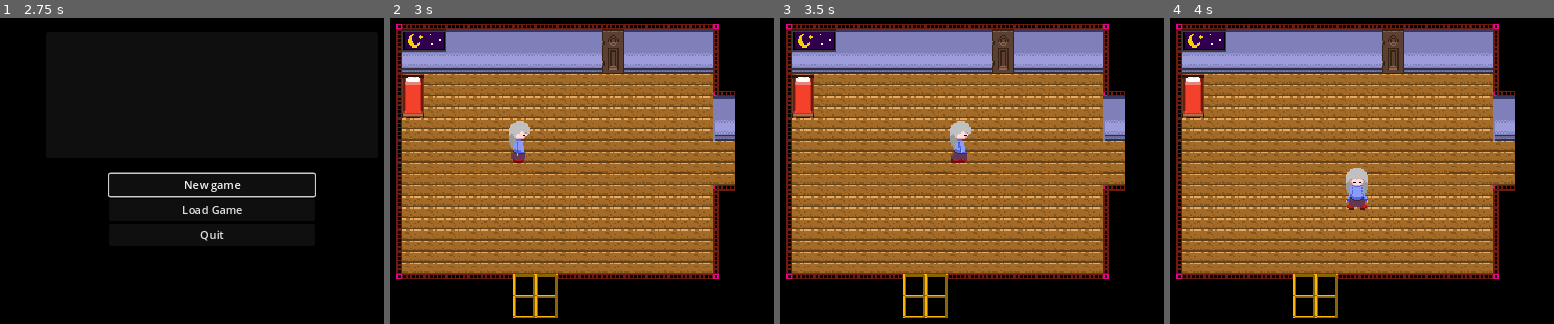
Above: before the commit, frames 1-4 (left to right).
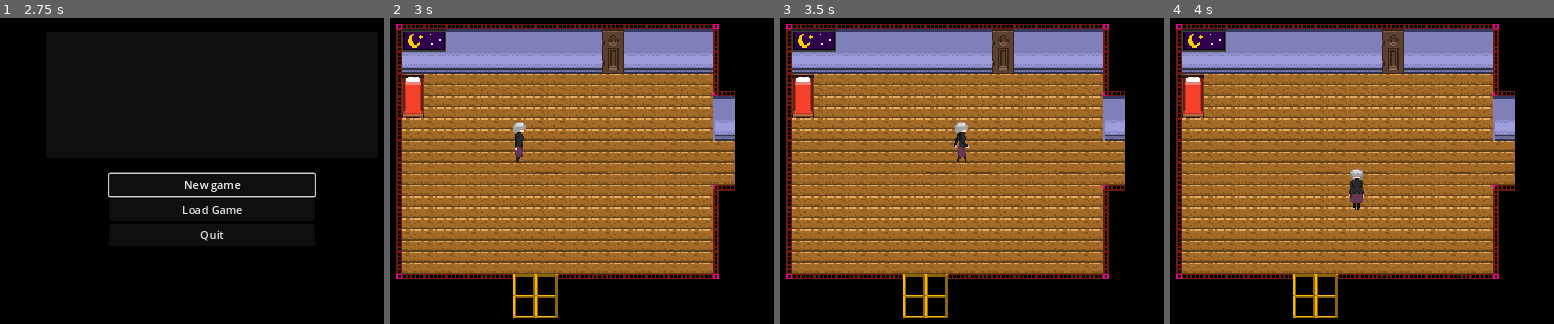
Above: after the commit, the same moments.

Repository: ArielValdez/Into-my-Dreams
Game: Godot game, scene res://Scenes/GUI/main_menu.tscn
The game is run twice, just before and just after one commit, with the same random seed, the same clock (stepped at 60 frames per second) and the same inputs.
Inputs:
- Up to frame 1 (2.75 s): click "New game" at 0.5 s; click "New game" at 1.25 s; click "Load Game" at 2 s
- Up to frame 2 (3 s): tap Enter at 2.75 s; hold Right (move_right) from 2.78 s (still down); hold Z (accept_button) from 2.78 s (still down)
- Up to frame 3 (3.5 s): keep holding Right (move_right); keep holding Z (accept_button); tap E (effect_action) at 3.05 s
- Up to frame 4 (4 s): release Right (move_right) at 3.53 s; release Z (accept_button) at 3.53 s; hold Down (move_down) from 3.53 s (still down); tap E (effect_action) at 3.6 s; tap Z (accept_button) at 3.8 s

Frame 1 is identical in both runs. In frame 2, 0.5% of the frame differs, in the area x 30-37%, y 33-48%; in frame 3, 0.5%; in frame 4, 0.6%, in the area x 45-52%, y 49-63%.

Commit message:
se agrega nuevo sprite, y una nueva transformacion

Diff:
--- a/Resources/Dream.tres
+++ b/Resources/Dream.tres
@@ -4,5 +4,6 @@
 
 [resource]
 script = ExtResource("1_hc4pc")
-effect = 2
-is_active = true
+effect = 1
+is_active = false
+can_use_outside_dream = false
--- /dev/null
+++ b/Resources/YukiOnna.tres
@@ -0,0 +1,10 @@
+[gd_resource type="Resource" script_class="ActiveEffect" load_steps=2 format=3 uid="uid://xr2ro2g36km2"]
+
+[ext_resource type="Script" path="res://Scripts/Resources/active_effect.gd" id="1_e1g1d"]
+
+[resource]
+script = ExtResource("1_e1g1d")
+effect = 3
+is_active = false
+can_use_outside_dream = false
+description_of_effect = "Transform into a Snow woman"
--- a/Scenes/Heritables/ncp_character.tscn
+++ b/Scenes/Heritables/ncp_character.tscn
@@ -12,6 +12,7 @@
 script = ExtResource("1_3fr2v")
 
 [node name="CollisionShape2D" parent="." instance=ExtResource("1_ygkik")]
+z_index = 1
 shape = null
 
 [node name="Area2D" type="Area2D" parent="."]
--- a/Scenes/NPCs/mini.tscn
+++ b/Scenes/NPCs/mini.tscn
@@ -1,9 +1,16 @@
-[gd_scene load_steps=3 format=3 uid="uid://dyvym3o45eo6"]
+[gd_scene load_steps=4 format=3 uid="uid://dyvym3o45eo6"]
 
 [ext_resource type="PackedScene" uid="uid://q4v6wgblr381" path="res://Scenes/Heritables/ncp_character.tscn" id="1_g5vqo"]
-[ext_resource type="Texture2D" uid="uid://bkfm5vf6bvptu" path="res://Sprites/Characters/Sprite_Npc.png" id="2_60r4w"]
+[ext_resource type="Texture2D" uid="uid://bkfm5vf6bvptu" path="res://Sprites/Characters/NCP/Sprite_Npc.png" id="2_60r4w"]
+
+[sub_resource type="RectangleShape2D" id="RectangleShape2D_6iqmf"]
+size = Vector2(8, 8)
 
 [node name="Mini" instance=ExtResource("1_g5vqo")]
+
+[node name="CollisionShape2D" parent="." index="0"]
+position = Vector2(0, -4)
+shape = SubResource("RectangleShape2D_6iqmf")
 
 [node name="Sprite2D" parent="." index="2"]
 position = Vector2(0, -16)
--- a/Scenes/NPCs/snow_woman.tscn
+++ b/Scenes/NPCs/snow_woman.tscn
@@ -1,7 +1,8 @@
-[gd_scene load_steps=11 format=3 uid="uid://y88po7mmxjkg"]
+[gd_scene load_steps=12 format=3 uid="uid://y88po7mmxjkg"]
 
 [ext_resource type="PackedScene" uid="uid://q4v6wgblr381" path="res://Scenes/Heritables/ncp_character.tscn" id="1_nqoef"]
-[ext_resource type="Texture2D" uid="uid://cse70u0yuvklt" path="res://Sprites/Characters/YukiOnna.png" id="2_hxa1x"]
+[ext_resource type="Resource" uid="uid://xr2ro2g36km2" path="res://Resources/YukiOnna.tres" id="2_dx5pn"]
+[ext_resource type="Texture2D" uid="uid://cse70u0yuvklt" path="res://Sprites/Characters/NCP/YukiOnna.png" id="2_hxa1x"]
 [ext_resource type="Script" path="res://Scripts/StateMachine/idle_snowwoman.gd" id="3_jna8r"]
 
 [sub_resource type="RectangleShape2D" id="RectangleShape2D_gjmq3"]
@@ -100,6 +101,7 @@
 }
 
 [node name="SnowWoman" instance=ExtResource("1_nqoef")]
+held_effect = ExtResource("2_dx5pn")
 walk_speed = 100.0
 run_speed = 100.0
 
--- a/Scenes/player_character.tscn
+++ b/Scenes/player_character.tscn
@@ -1,7 +1,7 @@
 [gd_scene load_steps=11 format=3 uid="uid://bq8r5i6iru2ey"]
 
 [ext_resource type="Script" path="res://Scripts/player_character.gd" id="1_xuvvn"]
-[ext_resource type="Texture2D" uid="uid://xliheoxoo6aa" path="res://Sprites/Characters/Character.png" id="2_704mm"]
+[ext_resource type="Texture2D" uid="uid://d38plkhbkcmf5" path="res://Sprites/Characters/PC/Yume.png" id="2_p3tsq"]
 [ext_resource type="PackedScene" uid="uid://bguqs7b7vb882" path="res://Scenes/Component/collision.tscn" id="3_uh1we"]
 [ext_resource type="Script" path="res://Scripts/camera.gd" id="4_yljq2"]
 
@@ -54,8 +54,25 @@
 "values": [6, 7, 6, 8]
 }
 
+[sub_resource type="Animation" id="Animation_dngvt"]
+resource_name = "walk_right"
+length = 0.8
+loop_mode = 1
+tracks/0/type = "value"
+tracks/0/imported = false
+tracks/0/enabled = true
+tracks/0/path = NodePath("Sprite2D:frame")
+tracks/0/interp = 1
+tracks/0/loop_wrap = true
+tracks/0/keys = {
+"times": PackedFloat32Array(0, 0.2, 0.4, 0.6),
+"transitions": PackedFloat32Array(1, 1, 1, 1),
+"update": 1,
+"values": [9, 10, 9, 11]
+}
+
 [sub_resource type="Animation" id="Animation_7cdgs"]
-resource_name = "walk_right"
+resource_name = "walk_up"
 length = 0.8
 loop_mode = 1
 tracks/0/type = "value"
@@ -71,30 +88,13 @@
 "values": [3, 4, 3, 5]
 }
 
-[sub_resource type="Animation" id="Animation_dngvt"]
-resource_name = "walk_up"
-length = 0.8
-loop_mode = 1
-tracks/0/type = "value"
-tracks/0/imported = false
-tracks/0/enabled = true
-tracks/0/path = NodePath("Sprite2D:frame")
-tracks/0/interp = 1
-tracks/0/loop_wrap = true
-tracks/0/keys = {
-"times": PackedFloat32Array(0, 0.2, 0.4, 0.6),
-"transitions": PackedFloat32Array(1, 1, 1, 1),
-"update": 1,
-"values": [9, 10, 9, 11]
-}
-
 [sub_resource type="AnimationLibrary" id="AnimationLibrary_exbt6"]
 _data = {
 "RESET": SubResource("Animation_papv1"),
 "walk_down": SubResource("Animation_gnxce"),
 "walk_left": SubResource("Animation_b474u"),
-"walk_right": SubResource("Animation_7cdgs"),
-"walk_up": SubResource("Animation_dngvt")
+"walk_right": SubResource("Animation_dngvt"),
+"walk_up": SubResource("Animation_7cdgs")
 }
 
 [node name="PlayerCharacter" type="CharacterBody2D"]
@@ -108,7 +108,7 @@
 
 [node name="Sprite2D" type="Sprite2D" parent="."]
 position = Vector2(0, -30)
-texture = ExtResource("2_704mm")
+texture = ExtResource("2_p3tsq")
 hframes = 3
 vframes = 4
 
@@ -121,5 +121,5 @@
 position = Vector2(0, -13)
 
 [node name="Camera2D" type="Camera2D" parent="."]
-zoom = Vector2(1.2, 1.2)
+zoom = Vector2(1.3, 1.3)
 script = ExtResource("4_yljq2")
--- a/Scripts/Enums/Effects.gd
+++ b/Scripts/Enums/Effects.gd
@@ -4,16 +4,17 @@
 
 enum Value {
 	Tutorial,
-	Regular,
-	Dream, # regular form inside dream
+	Base,
+	Lucid,
+	SnowWoman,
 	Killer, # should be able to kill things
 	Parasol, # should make rain
 	Bicycle, # mounts a bicycle
 	Mini, # makes character smaller, should be able to get to new places
-	Demon,
 	Coraline, # creates dolls on touch with dream beings
 	Mime, # Walks over water, boxes oneself
 	Tanuki, # On effect action, becomes a statue
+	Demon,
 	# Completely Vanity
 	Clown
 }
--- a/Scripts/Globals/manager.gd
+++ b/Scripts/Globals/manager.gd
@@ -58,7 +58,7 @@
 	get_tree().get_root().get_child(4).free()
 	world.add_child(player_character)
 
-	transform_player(YumeEffects.Value.Regular, SpriteManager.default_player_sprite, "", player_character.start_walk_speed, player_character.start_run_speed)
+	transform_player(YumeEffects.Value.Base, SpriteManager.default_player_sprite, "", player_character.start_walk_speed, player_character.start_run_speed)
 	player_character.position = transfer_position
 	player_character.CanMove = true
 
@@ -70,6 +70,10 @@
 			YumeEffects.Value.Tutorial:
 				print_debug("Tutorial button was pressed")
 				# abrir menu de tutorial
+				pass
+			YumeEffects.Value.SnowWoman:
+				transform_player(effect.effect, SpriteManager.snow_woman_sprite, "", player_character.start_walk_speed, player_character.start_run_speed)
+				print_debug("Snowwoman transoformation")
 				pass
 			YumeEffects.Value.Killer:
 				print_debug("Killer button was pressed")
@@ -96,7 +100,7 @@
 func transform_player(effect : YumeEffects.Value, sprite_transformation : Texture2D, anim_name : String, walk_speed_change : float, run_speed_change : float):
 	if player_character.current_effect == effect:
 		player_character.anim_name = ""
-		player_character.current_effect = YumeEffects.Value.Regular
+		player_character.current_effect = YumeEffects.Value.Base
 		player_character.sprite.texture = SpriteManager.default_player_sprite
 		player_character.walk_speed = player_character.start_walk_speed
 		player_character.run_speed = player_character.start_run_speed
--- a/Scripts/Globals/sprite_manager.gd
+++ b/Scripts/Globals/sprite_manager.gd
@@ -1,5 +1,6 @@
 extends Node
 
-@onready var default_player_sprite : Texture2D = preload("res://Sprites/Characters/Character.png")
+@onready var default_player_sprite : Texture2D = preload("res://Sprites/Characters/PC/Yume.png")
 @onready var sprite : Texture2D = preload("res://Sprites/Bed2.png")
-@onready var killer_sprite : Texture2D = preload("res://Sprites/Characters/killer_character.png")
+@onready var killer_sprite : Texture2D = preload("res://Sprites/Characters/PC/killer_character.png")
+@onready var snow_woman_sprite : Texture2D = preload("res://Sprites/Characters/PC/Yume_snow_woman.png")
--- a/Scripts/Resources/active_effect.gd
+++ b/Scripts/Resources/active_effect.gd
@@ -5,3 +5,4 @@
 @export var effect : YumeEffects.Value
 @export var is_active : bool = false
 @export var can_use_outside_dream : bool = false
+@export var description_of_effect : String = ""
--- a/Scripts/Resources/effects_gui.gd
+++ b/Scripts/Resources/effects_gui.gd
@@ -10,24 +10,19 @@
 	# get the number of effects that exists then change the count of the array to it
 	# all effects except tutorial should be put as inactive
 	Manager.connect("effect_collected", obtain_new_effect)
-	load_active_effects()
+	_load_active_effects()
 	pass
 
 func _process(delta):
-	if Input.is_action_just_pressed("effect_action"):
-		var effect : ActiveEffect = ActiveEffect.new()
-		effect.is_active = false
-		effect.effect = YumeEffects.Value.Killer
-		obtain_new_effect(effect, true)
 	pass
 
 func obtain_new_effect(effect : ActiveEffect, activate_effect : bool = true):
-	load_active_effects(effect, activate_effect)
+	_load_active_effects(effect, activate_effect)
 	# play animation saying "new effect gotten" from a new GUI
 
 	pass
 
-func load_active_effects(effect : ActiveEffect = null, effect_is_activated : bool = false):
+func _load_active_effects(effect : ActiveEffect = null, effect_is_activated : bool = false):
 	#load active effects with load in gridContainer with buttons
 	if container.get_child_count() > 0:
 		remove_children(container)
@@ -38,6 +33,7 @@
 				item.is_active = effect_is_activated
 
 		if item.is_active:
+			print_debug("new effect: " + str(YumeEffects.Value.keys()[item.effect]))
 			var button : Button = Button.new()
 			button.text = YumeEffects.Value.keys()[item.effect]
 			button.set_custom_minimum_size(button_size)
@@ -47,8 +43,7 @@
 				button.pressed.connect(Callable(Manager.character_effect).bind(item))
 
 			container.add_child(button)
-	var first_btn : Button = container.get_child(0)
-	Manager.effect_menu.button = first_btn
+	Manager.effect_menu.button = container.get_child(0)
 	Manager.effect_menu.button.grab_focus()
 	pass
 
--- a/Scripts/ncp_character.gd
+++ b/Scripts/ncp_character.gd
@@ -7,6 +7,9 @@
 
 func _ready() -> void:
 	Manager.connect("collected_effect_from_npc", send_effect)
+	print_debug("")
+	print_debug(YumeEffects.Value.keys()[held_effect.effect])
+	print_debug("")
 	pass
 
 func _input(event):
--- a/Scripts/player_character.gd
+++ b/Scripts/player_character.gd
@@ -13,7 +13,7 @@
 var character_name : String = "Yume"
 var anim_name : String = ""
 
-@export var current_effect : YumeEffects.Value = YumeEffects.Value.Regular
+@export var current_effect : YumeEffects.Value = YumeEffects.Value.Base
 
 @onready var playerAnimations : AnimationPlayer = $AnimationPlayer
 @onready var sprite : Sprite2D = $Sprite2D
@@ -60,7 +60,6 @@
 	if Input.is_action_just_pressed("accept_button"):
 		if in_range and effect_to_collect and not effect_to_collect.is_active:
 			Manager.effect_collected.emit(effect_to_collect, true)
-			print_debug("effect has been collected")
 			pass
 	pass
 
Renamed: Sprites/Characters/Sprite_Npc.png -> Sprites/Characters/NCP/Sprite_Npc.png
Not shown, added: Sprites/Characters/NCP/Sprite_Npc.png.import
Renamed: Sprites/Characters/YukiOnna.png -> Sprites/Characters/NCP/YukiOnna.png
Not shown, changed: Sprites/Characters/NCP/YukiOnna.png.import
Binary file added: Sprites/Characters/PC/Yume.png
Not shown, changed: Sprites/Characters/PC/Yume.png.import
Binary file added: Sprites/Characters/PC/Yume_snow_woman.png
Not shown, added: Sprites/Characters/PC/Yume_snow_woman.png.import
Renamed: Sprites/Characters/killer_character.png -> Sprites/Characters/PC/killer_character.png
Not shown, changed: Sprites/Characters/PC/killer_character.png.import
Renamed: Sprites/Characters/Character.png -> Sprites/Characters/TempCharacter.png
Not shown, changed: Sprites/Characters/TempCharacter.png.import
